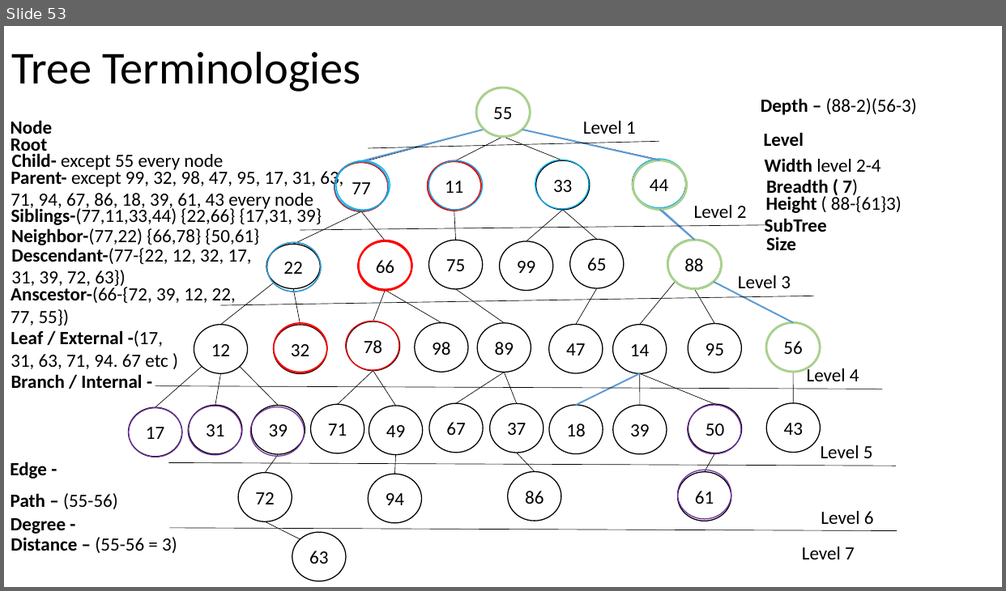
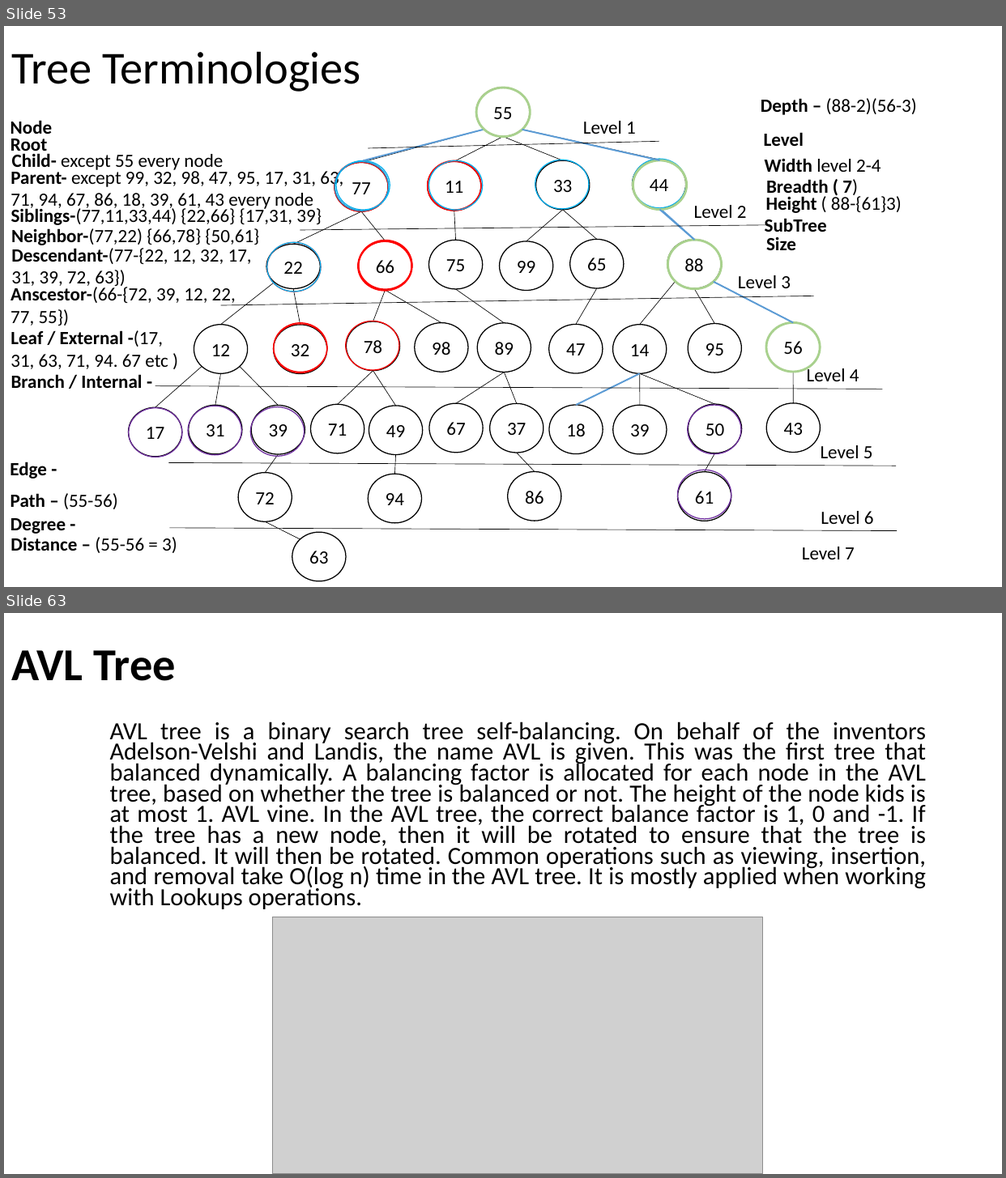
Before and after one commit to AshutoshDemoProjects/MyNotes, a slide deck: tech/PPT/DATA STRUCTURE.pptx. Shown one above the other, each under a label of ours: slide 53 before the commit, slides 53 and 63 after it; the slides between them are not shown. The pictures are 1006x591 and 1006x1178 pixels, drawn with LibreOffice and Linux fonts; fonts in the diff are those of the drawing; grey boxes stand for pictures. Boxes give left, top, right and bottom in pixels: in the first picture for what was removed or moved away, otherwise in the second. Text is boxed around its words. In the diff, an @@ line names an element or a change of style, - is before the commit and + after.

Commit message:
Tree types

```diff
--- a/tech/PPT/DATA STRUCTURE.pptx
+++ b/tech/PPT/DATA STRUCTURE.pptx
@@ slide 63 added at <box>4,613,1002,1174</box>, background #FFFFFF @@
@@ title added at <box>11,650,176,681</box>, 44 pt, text #000000, bold @@
+AVL Tree
@@ text added at <box>110,722,926,909</box>, 23.8 pt, text #000000 @@
+AVL tree is a binary search tree self-balancing. On behalf of the inventors Adelson-Velshi and Landis, the name AVL is given. This was the first tree that balanced dynamically. A balancing factor is allocated for each node in the AVL tree, based on whether the tree is balanced or not. The height of the node kids is at most 1. AVL vine. In the AVL tree, the correct balance factor is 1, 0 and -1. If the tree has a new node, then it will be rotated to ensure that the tree is balanced. It will then be rotated. Common operations such as viewing, insertion, and removal take O(log n) time in the AVL tree. It is mostly applied when working with Lookups operations.
@@ picture added at <box>273,918,763,1174</box> @@
```
Also in this commit, not shown: 12 other slides added.
